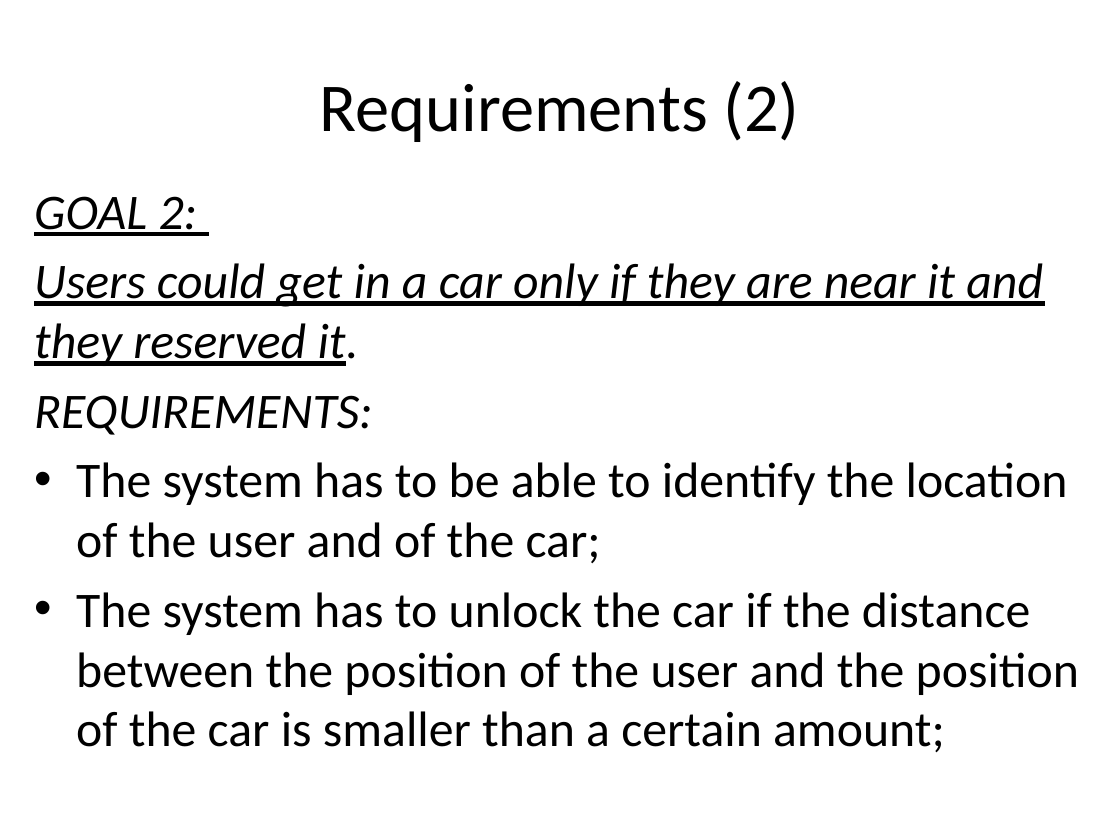
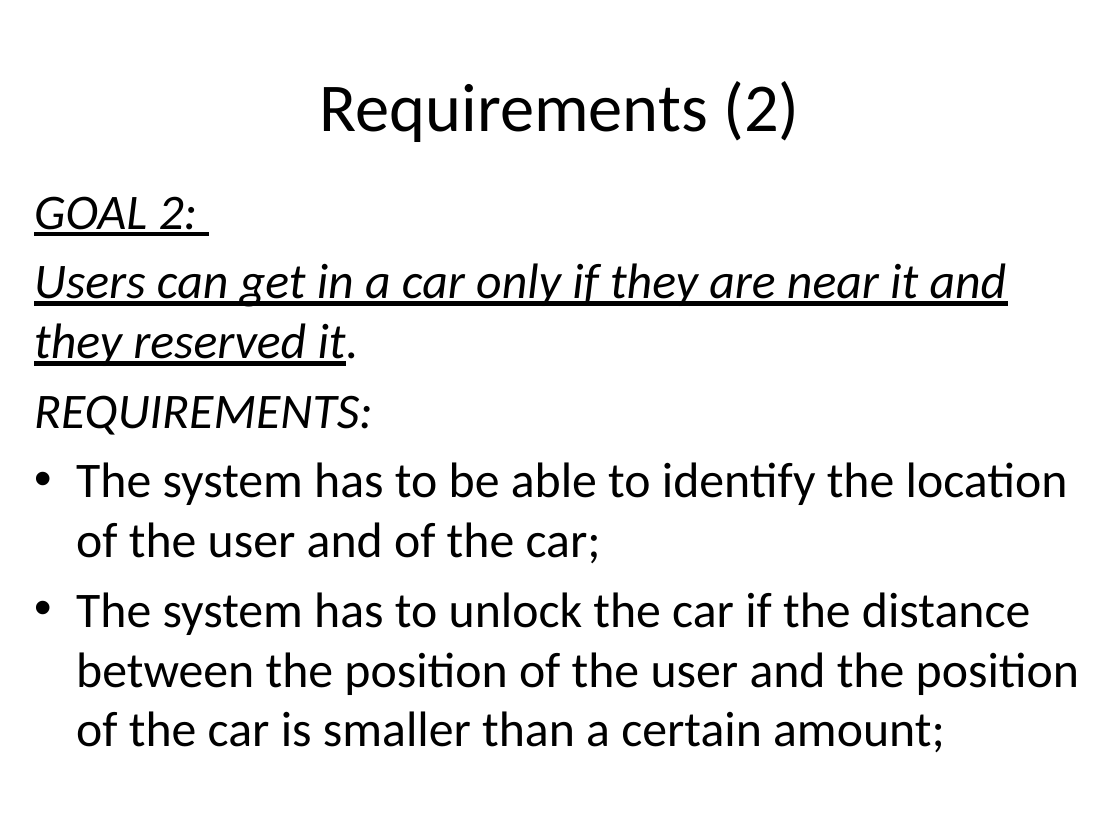
Before and after one commit to cattaneo-riccardo/PowerEnjoy, a slide deck: slide 10 of RASD/presentation/RASD_presentation.pptx. Drawn at 1120x840 pixels with LibreOffice and Linux fonts; fonts in the diff are those of the drawing. Boxes give left, top, right and bottom in pixels: in the first picture for what was removed or moved away, otherwise in the second. Text is boxed around its words. In the diff, an @@ line names an element or a change of style, - is before the commit and + after.

```diff
--- a/RASD/presentation/RASD_presentation.pptx
+++ b/RASD/presentation/RASD_presentation.pptx
@@ text at box(34, 263, 1007, 366): text changed @@
-Users could get in a car only if they are near it and they reserved it.
+Users can get in a car only if they are near it and they reserved it.
```
Also in this commit, not shown: 4 other slides changed.
